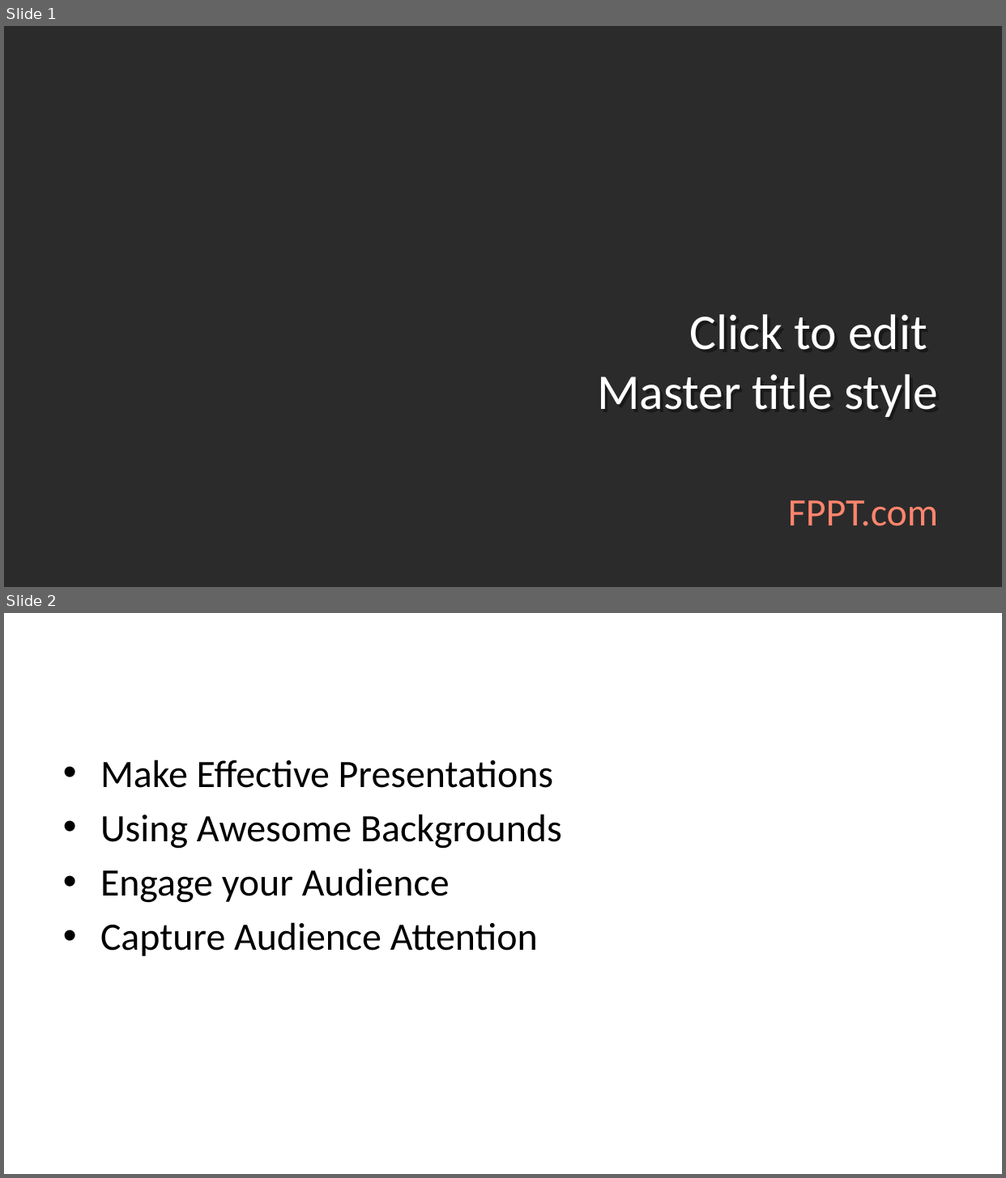
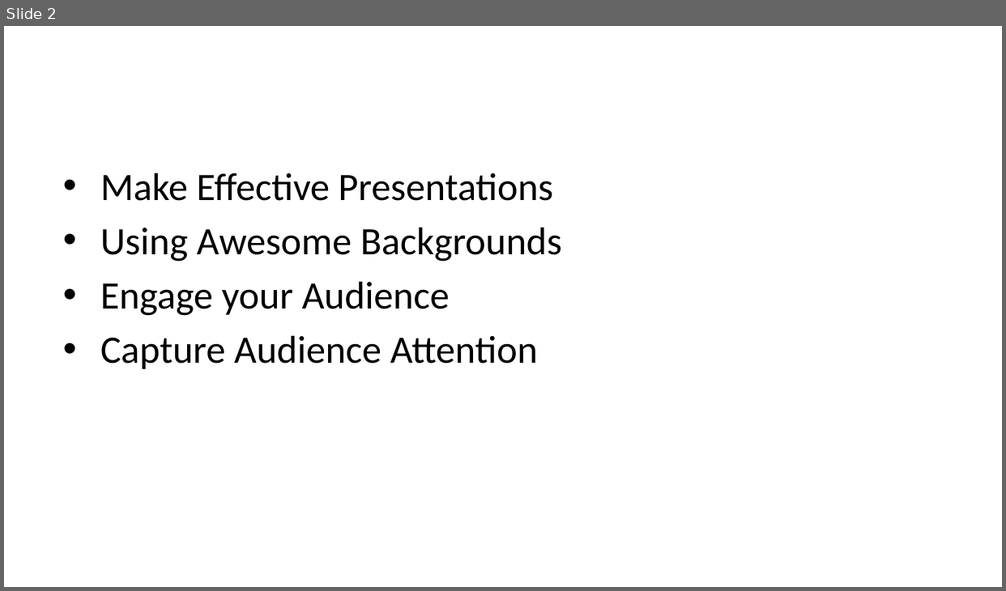
Before and after one commit to Alexander-Hjelm/footpath-planning, a slide deck: presentation/presentation.odp. Shown one above the other, each under a label of ours: slides 1 and 2 before the commit, slide 2 after it. The pictures are 1006x1178 and 1006x591 pixels, drawn with LibreOffice and Linux fonts; fonts in the diff are those of the drawing; background and template pictures are left out; a plain dark background stands for a picture behind light text. Boxes give left, top, right and bottom in pixels: in the first picture for what was removed or moved away, otherwise in the second. Text is boxed around its words. In the diff, an @@ line names an element or a change of style, - is before the commit and + after.

```diff
--- a/presentation/presentation.odp
+++ b/presentation/presentation.odp
@@ slide 1 removed at box(4, 26, 1002, 587), background picture (left out) @@
@@ title removed at box(597, 314, 939, 417) @@
-Click to edit
-Master title style
@@ subtitle removed at box(788, 501, 938, 527) @@
-FPPT.com
```
Also in this commit, not shown: 1 slide added, 1 other file.
